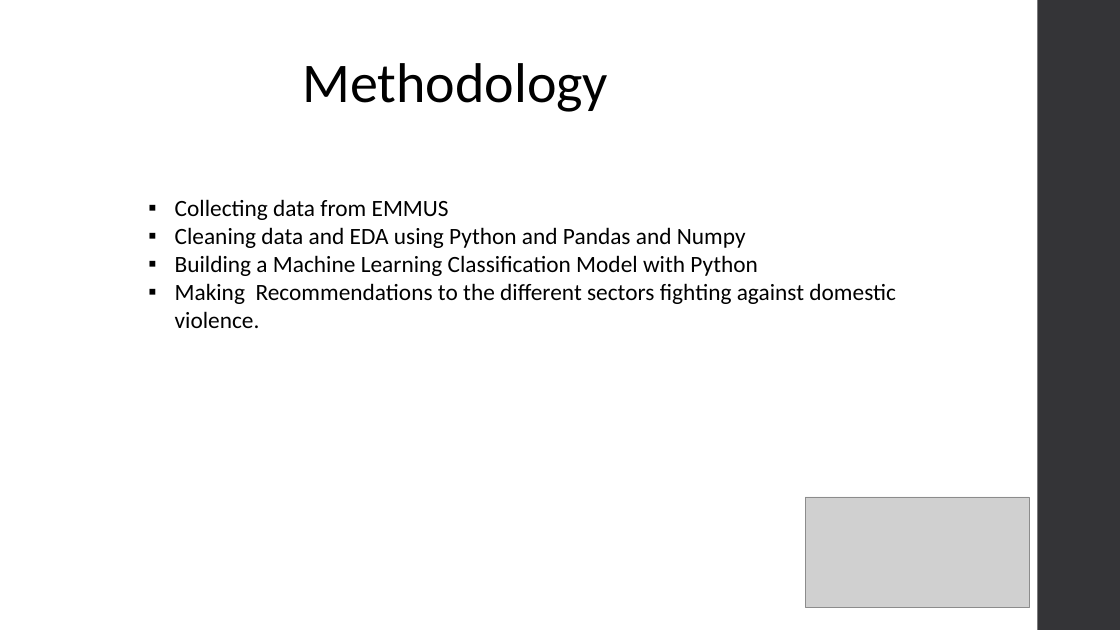
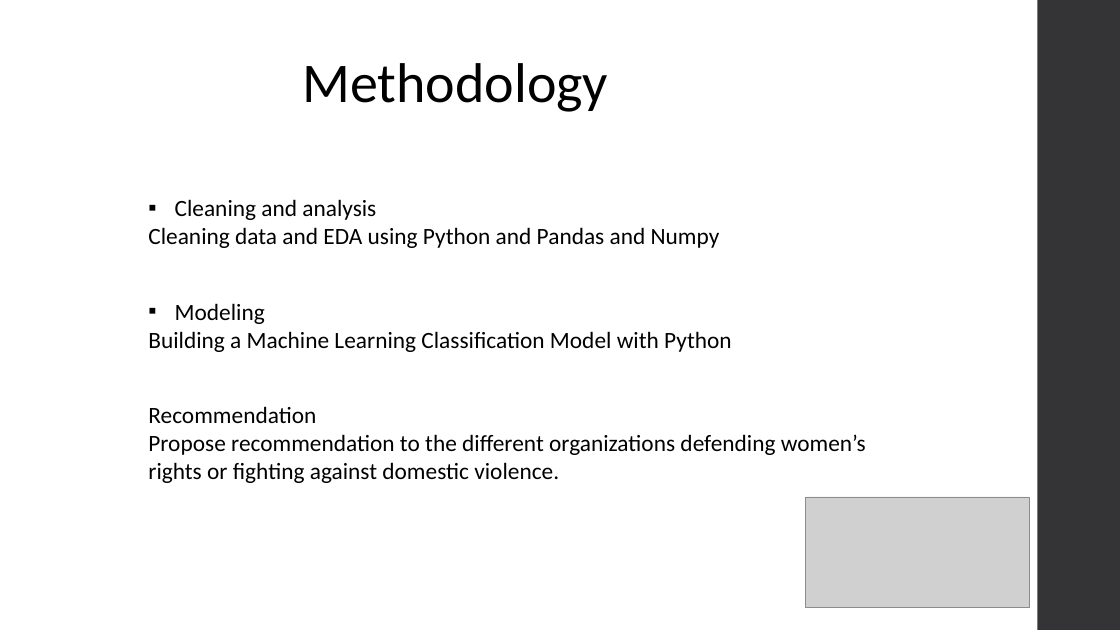
Before and after one commit to kettenieF20/Final-Capstone-Project, a slide deck: slide 9 of Domestic_Violence_on_woman_Ketenie_Flore recent (1).pptx (slide 7 before the commit). Drawn at 1120x630 pixels with LibreOffice and Linux fonts; fonts in the diff are those of the drawing; grey boxes stand for pictures. Boxes give left, top, right and bottom in pixels: in the first picture for what was removed or moved away, otherwise in the second. Text is boxed around its words. In the diff, an @@ line names an element or a change of style, - is before the commit and + after.

```diff
--- a/Domestic_Violence_on_woman_Ketenie_Flore recent (1).pptx
+++ b/Domestic_Violence_on_woman_Ketenie_Flore recent (1).pptx
@@ text at [175, 199, 376, 220]: text changed @@
-▪ Collecting data from EMMUS
+▪ Cleaning and analysis
@@ text at [148, 227, 732, 352]: bullet ▪ to none @@
@@ text at [175, 303, 265, 324]: paragraph added @@
+▪ Modeling
@@ text at [148, 406, 866, 483]: text changed @@
-▪ Making Recommendations to the different sectors fighting against domestic violence.
+Recommendation
+Propose recommendation to the different organizations defending women’s rights or fighting against domestic violence.
```
Also in this commit, not shown: 11 other slides changed, 7 slides added, 2 slides removed.
